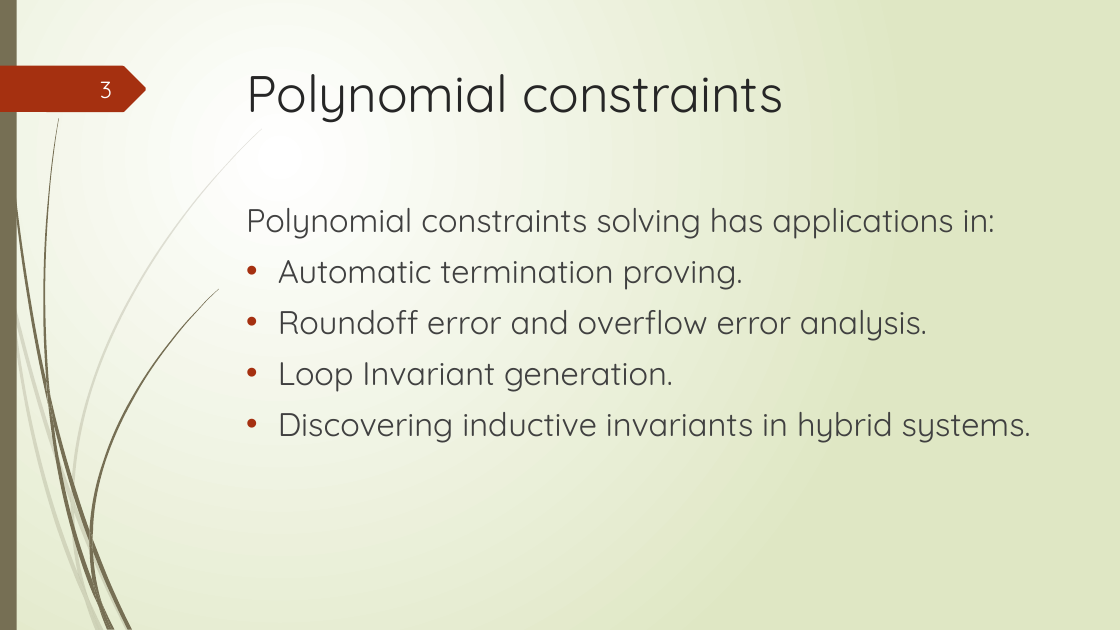
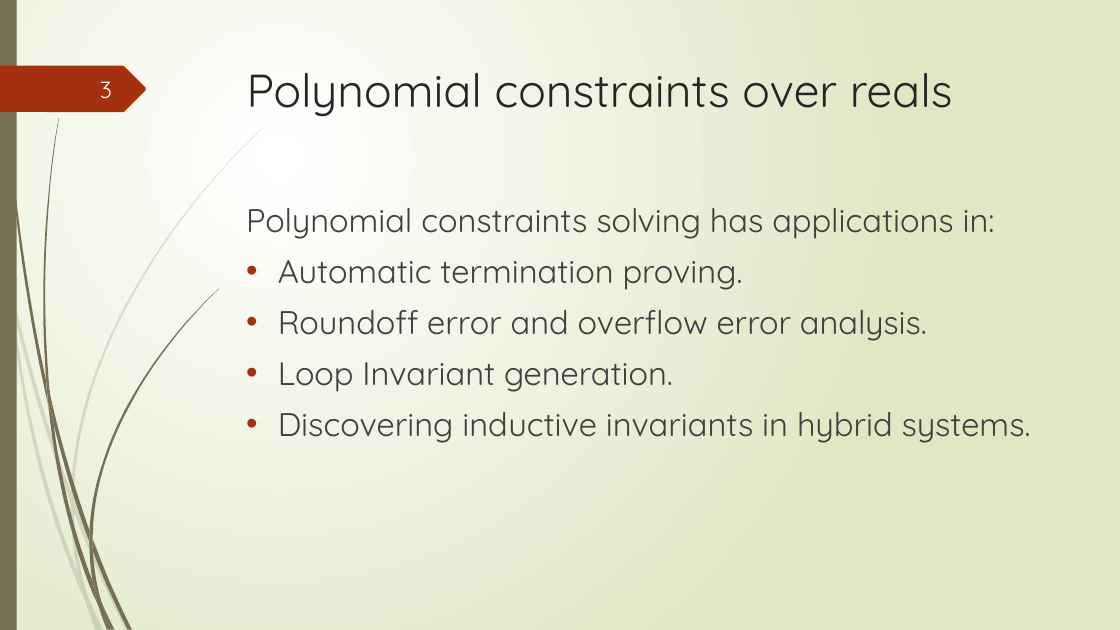
Before and after one commit to tungvx/raSAT, a slide deck: slide 3 of report/midterm.pptx. Drawn at 1120x630 pixels with LibreOffice and Linux fonts; fonts in the diff are those of the drawing. Boxes give left, top, right and bottom in pixels: in the first picture for what was removed or moved away, otherwise in the second. Text is boxed around its words. In the diff, an @@ line names an element or a change of style, - is before the commit and + after.

```diff
--- a/report/midterm.pptx
+++ b/report/midterm.pptx
@@ title at (247,73,953,117): text changed; size 44 to 39.6 pt @@
-Polynomial constraints
+Polynomial constraints over reals
```
Also in this commit, not shown: 8 other slides changed, 7 slides added, 3 slides removed, 5 other files.
